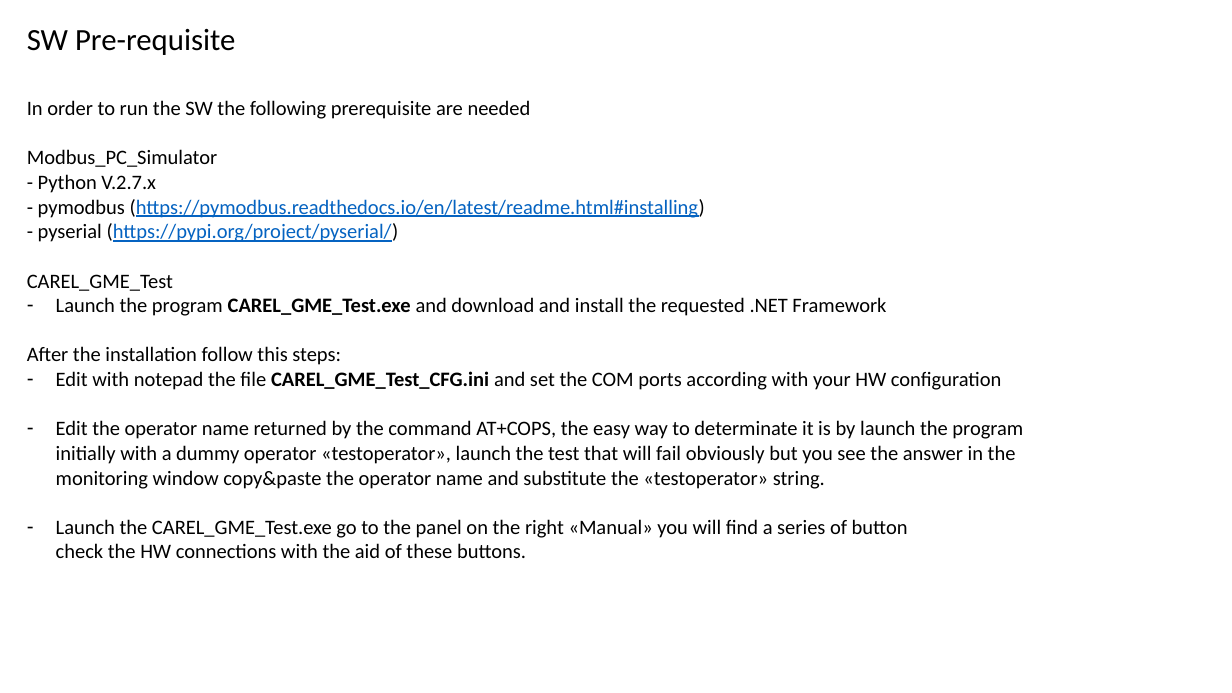
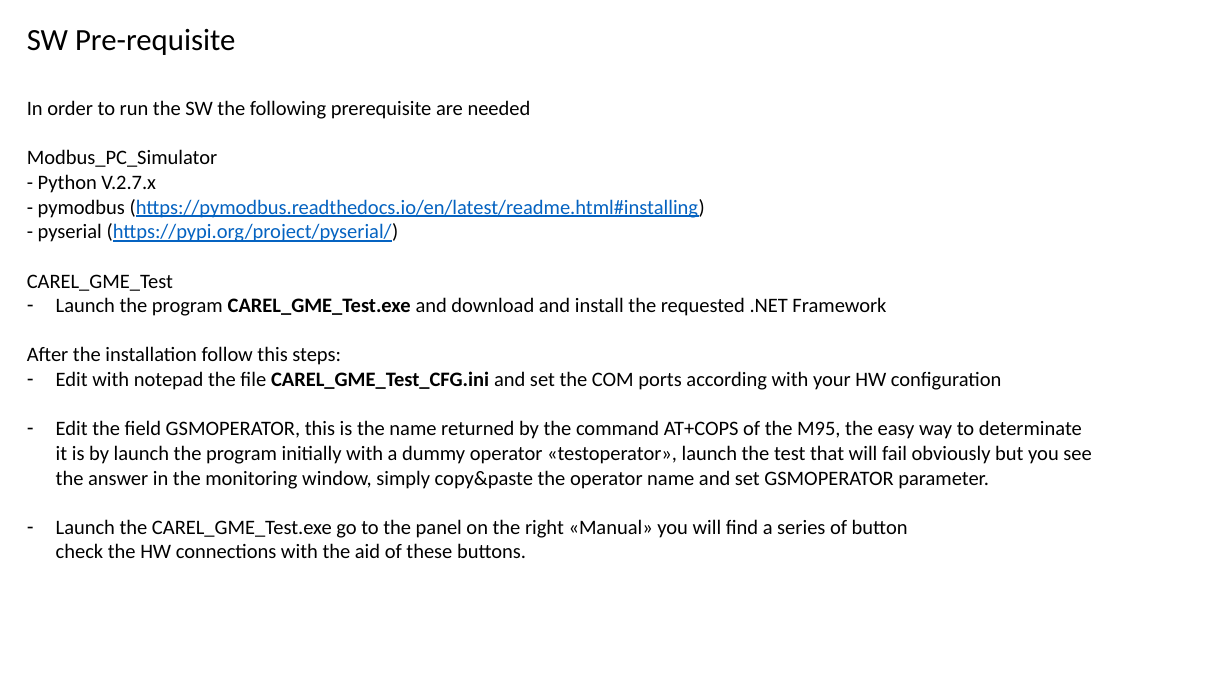
Before and after one commit to accarel/c780_carel_cloud_engine_binary, a slide deck: slide 9 of Utility/USR_Test_HW_Support/Documentation/C780_HW_TEST_2G.pptx. Drawn at 1232x693 pixels with LibreOffice and Linux fonts; fonts in the diff are those of the drawing. Boxes give left, top, right and bottom in pixels: in the first picture for what was removed or moved away, otherwise in the second. Text is boxed around its words. In the diff, an @@ line names an element or a change of style, - is before the commit and + after.

Commit message:
V.1.1.0 this version support both WiFi and 2G test updated the documentation

```diff
--- a/Utility/USR_Test_HW_Support/Documentation/C780_HW_TEST_2G.pptx
+++ b/Utility/USR_Test_HW_Support/Documentation/C780_HW_TEST_2G.pptx
@@ text at (56, 420, 1091, 489): text changed @@
-– Edit the operator name returned by the command AT+COPS, the easy way to determinate it is by launch the program
-  initially with a dummy operator «testoperator», launch the test that will fail obviously but you see the answer in the
-  monitoring window copy&paste the operator name and substitute the «testoperator» string.
+– Edit the field GSMOPERATOR, this is the name returned by the command AT+COPS of the M95, the easy way to determinate
+  it is by launch the program initially with a dummy operator «testoperator», launch the test that will fail obviously but you see
+  the answer in the monitoring window, simply copy&paste the operator name and set GSMOPERATOR parameter.
```
Also in this commit, not shown: 1 other slide changed, 5 other files.
